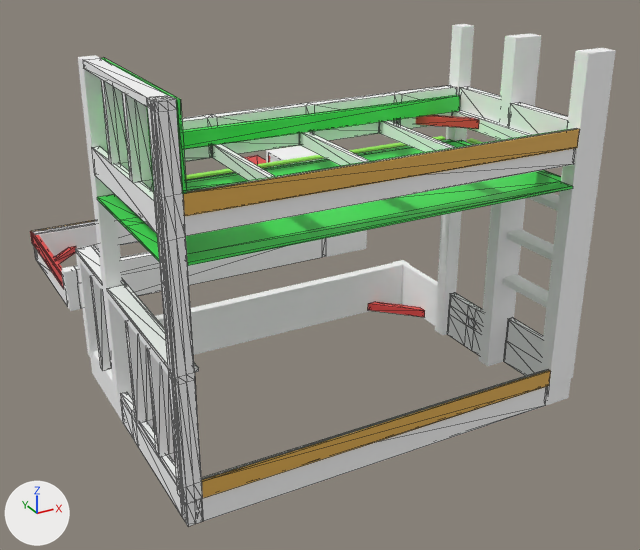
The glTF model public/models/install.glb as it was, and as the next commit left it.
Before and after are seen from a camera (50 mm lens) standing at (3.85, -3.96, 2.73) and looking at (6.56, 0.97, 0.26). Every picture has the same lights, and +X, +Y and +Z are marked at lower left. The first picture is the older version. Mesh edges are drawn as thin lines on the coarser meshes. Where no turn or scale is listed for an object, it has been applied to the vertices.

Names of what the first picture shows: 'P-4.001', 'bed-rail-side.006', 'leg.039', 'leg.041', 'leg.043', 'leg.044', 'queen-rail-side.038', 'queen-rail-side.039', 'queen-rail-side.043', 'queen-rail-side.044', 'queen-rail-side.046', 'twin-rail-side.008' and 42 more.
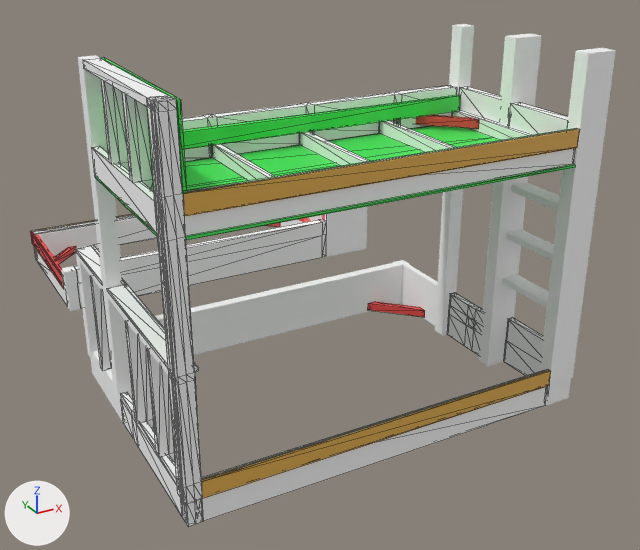
Pixel boxes [x1, y1, x2, y2] of what changed, in the pictures (640 x 550 px):
```json
{"object": "P-4.001", "change": "moved", "before": [97, 139, 573, 266], "after": [95, 126, 575, 240]}
```

Edits to the scene script, one JSON object a line:
```json
{"op": "set", "path": "ob_p_4_001.location", "old": "(6.034, -0.229, 1.307)", "new": "(6.034, -0.229, 1.419)"}
```
